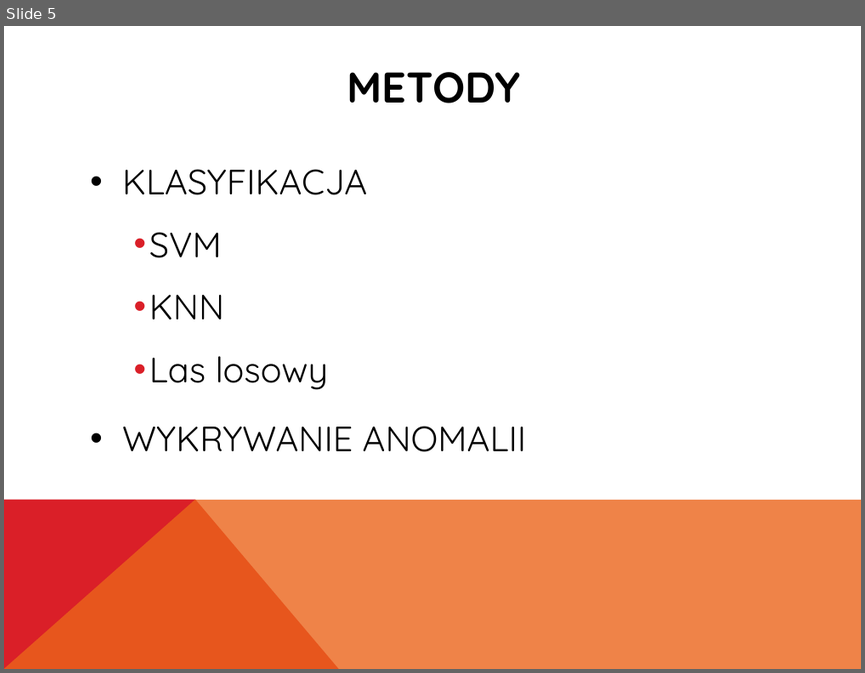
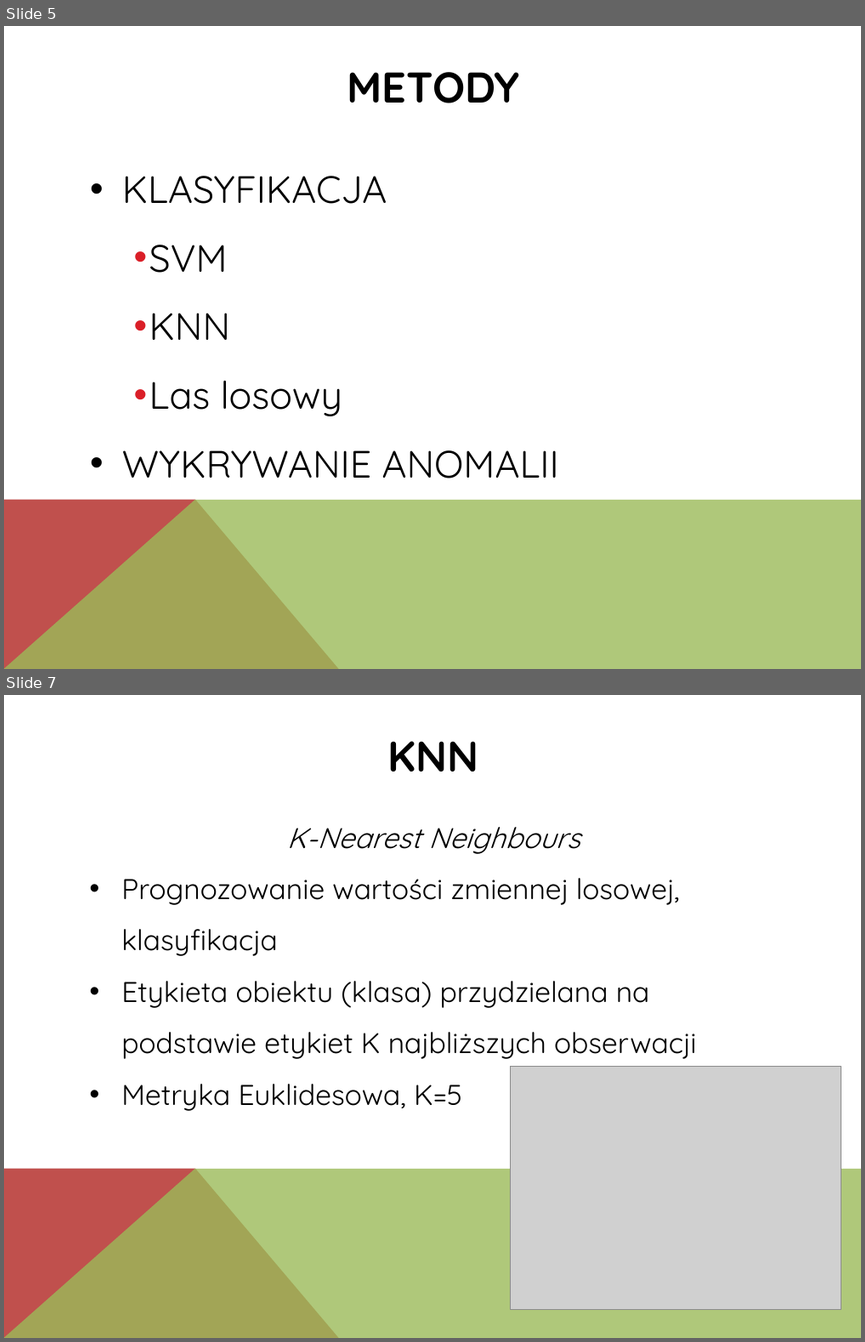
Before and after one commit to Waszker/PhysionetChallenge, a slide deck: Report and presentation/Prezentacja.pptx. Shown one above the other, each under a label of ours: slide 5 before the commit, slides 5 and 7 after it; the slides between them are not shown. The pictures are 865x673 and 865x1342 pixels, drawn with LibreOffice and Linux fonts; fonts in the diff are those of the drawing; grey boxes stand for pictures. Boxes give left, top, right and bottom in pixels: in the first picture for what was removed or moved away, otherwise in the second. Text is boxed around its words. In the diff, an @@ line names an element or a change of style, - is before the commit and + after.

```diff
--- a/Report and presentation/Prezentacja.pptx
+++ b/Report and presentation/Prezentacja.pptx
@@ slide 7 added at <box>4,695,861,1338</box>, background #FFFFFF; not listed: 2 template elements that a slide beside it also shows @@
@@ text added at <box>388,741,479,771</box>, 36 pt, text #000000, bold @@
+KNN
@@ text added at <box>121,827,696,1111</box>, 24 pt, text #000000 @@
+K-Nearest Neighbours
+• Prognozowanie wartości zmiennej losowej, klasyfikacja
+• Etykieta obiektu (klasa) przydzielana na podstawie etykiet K najbliższych obserwacji
+• Metryka Euklidesowa, K=5
@@ picture added at <box>511,1066,841,1309</box> @@
@@ slide 5 changed as well @@
@@ text "KLASYFIKACJA" at <box>122,176,559,478</box>: size 29.6 to 32 pt; indent changed; line spacing 1.4 to 1.5; less space between paragraphs @@
@@ freeform shape at <box>4,499,339,669</box>: fill #DA1F28 to #C0504D @@
@@ freeform shape at <box>4,499,861,669</box>: fill #EB641B at 80% opacity to #9BBB59 at 80% opacity @@
```
Also in this commit, not shown: 5 other slides changed, 3 other slides added.
